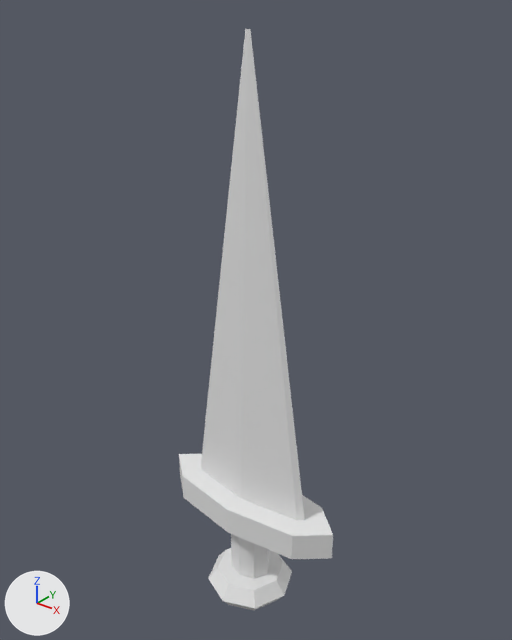
Two versions of the glTF model Assets/3d_models/sword/sword.glb, one commit apart.
Camera for both pictures: a 50 mm camera at (1.252, -1.532, 2.068) aimed at (-0.017, 0.055, 1.084). Lighting does not change. The marker at lower left points along +X, +Y and +Z.

The first picture shows 'Mango'.
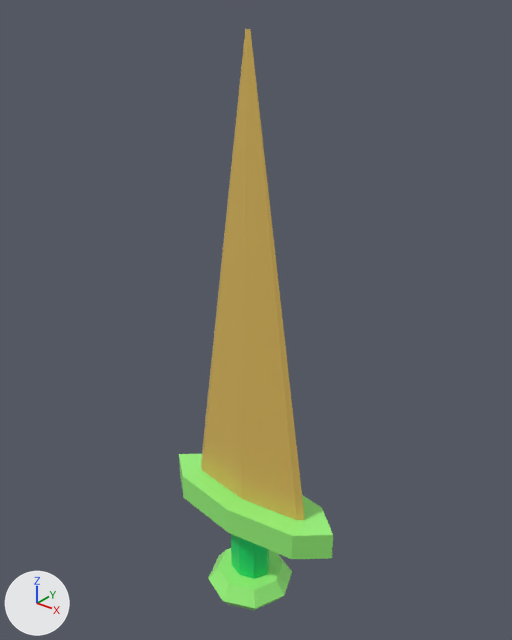
Location of each change, [x1, y1, x2, y2] in pixels of the pictures (512 x 640 px):
```json
{"object": "Mango", "change": "recoloured", "before": [179, 29, 333, 610], "after": [179, 29, 333, 610]}
```

Scene script edits in JSON lines:
```json
{"op": "add", "block": "img_rgb", "code": ["img_rgb = load_image('RGB', '_unpacked/RGB', 1024, 1024, 'Non-Color')"]}
{"op": "add", "block": "img_normal", "code": ["img_normal = load_image('Normal', '_unpacked/Normal', 1024, 1024, 'Non-Color')"]}
{"op": "add", "block": "img_basecolor", "code": ["img_basecolor = load_image('BaseColor', '_unpacked/BaseColor', 1024, 1024, 'sRGB')"]}
{"op": "add", "block": "mat_color", "code": ["mat_color = bpy.data.materials.new('Color')", "# uses the picture img_basecolor", "# uses the picture img_normal", "# uses the picture img_rgb"]}
{"block": "me_cylinder", "where": "me_cylinder.from_pydata(...)  # 74 vertices, 144 faces; spans x -0.35..0.35, y -0.16..0.16, z -0.13..1.82"}
{"op": "add", "block": "me_cylinder", "code": "me_cylinder.materials.append(mat_color)"}
```
